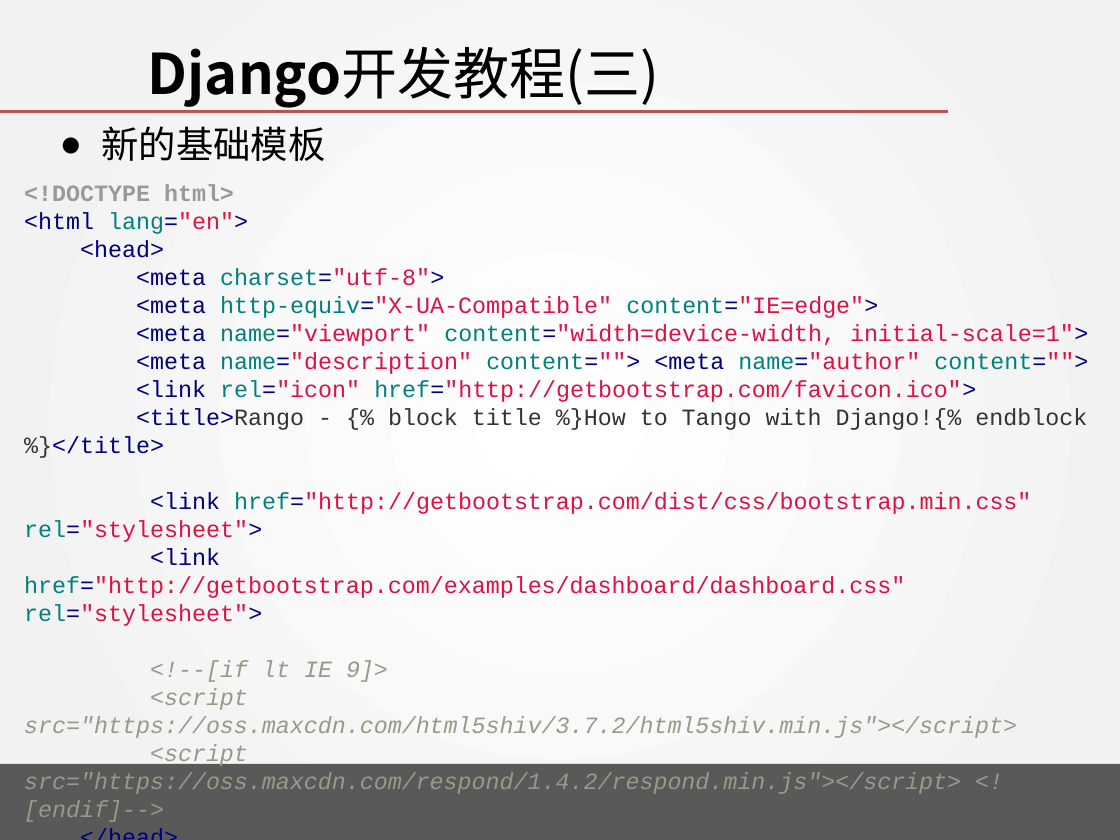
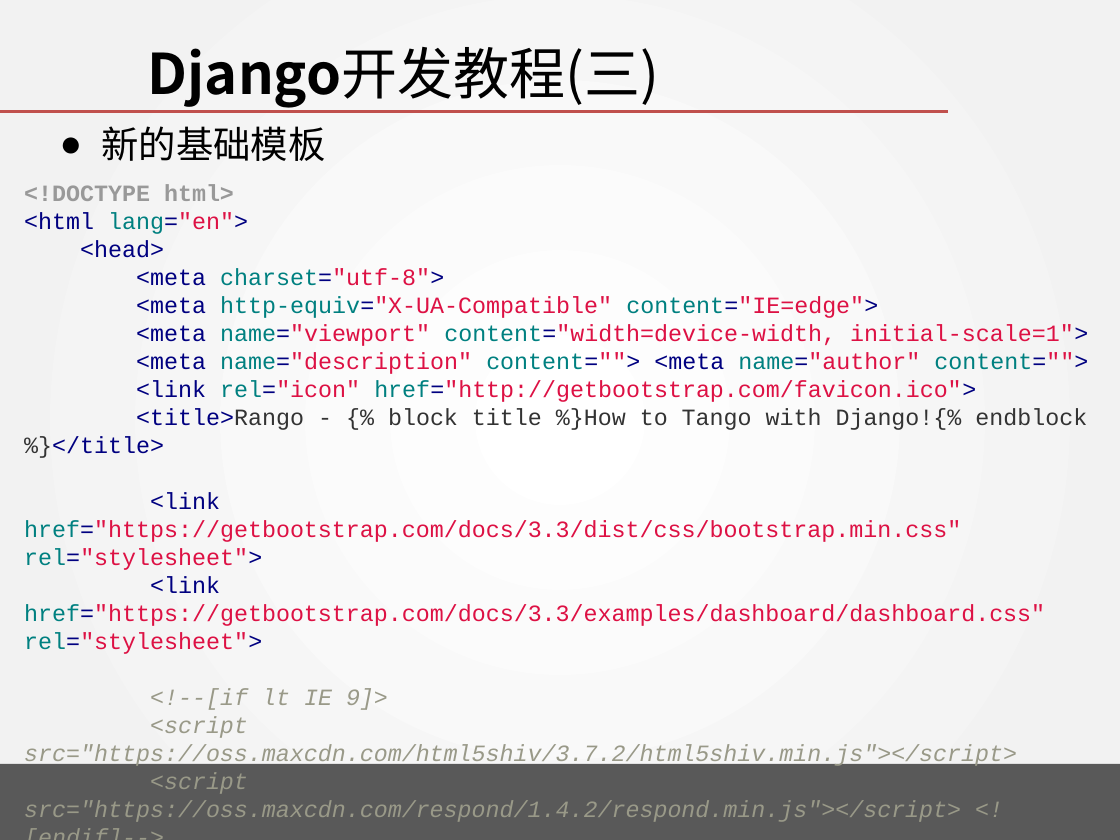
Before and after one commit to wangjin0818/Creative_Experiment_2018, a slide deck: slide 20 of week 06/Tango with Django - III.pptx. Drawn at 1120x840 pixels with LibreOffice and Linux fonts; fonts in the diff are those of the drawing; background and template pictures are left out. Boxes give left, top, right and bottom in pixels: in the first picture for what was removed or moved away, otherwise in the second. Text is boxed around its words. In the diff, an @@ line names an element or a change of style, - is before the commit and + after.

```diff
--- a/week 06/Tango with Django - III.pptx
+++ b/week 06/Tango with Django - III.pptx
@@ text at (24, 492, 1045, 654): text changed @@
-<link href="http://getbootstrap.com/dist/css/bootstrap.min.css" rel="stylesheet">
-<link href="http://getbootstrap.com/examples/dashboard/dashboard.css" rel="stylesheet">
+<link href="https://getbootstrap.com/docs/3.3/dist/css/bootstrap.min.css" rel="stylesheet">
+<link href="https://getbootstrap.com/docs/3.3/examples/dashboard/dashboard.css" rel="stylesheet">
```
Also in this commit, not shown: 4 other slides changed.
